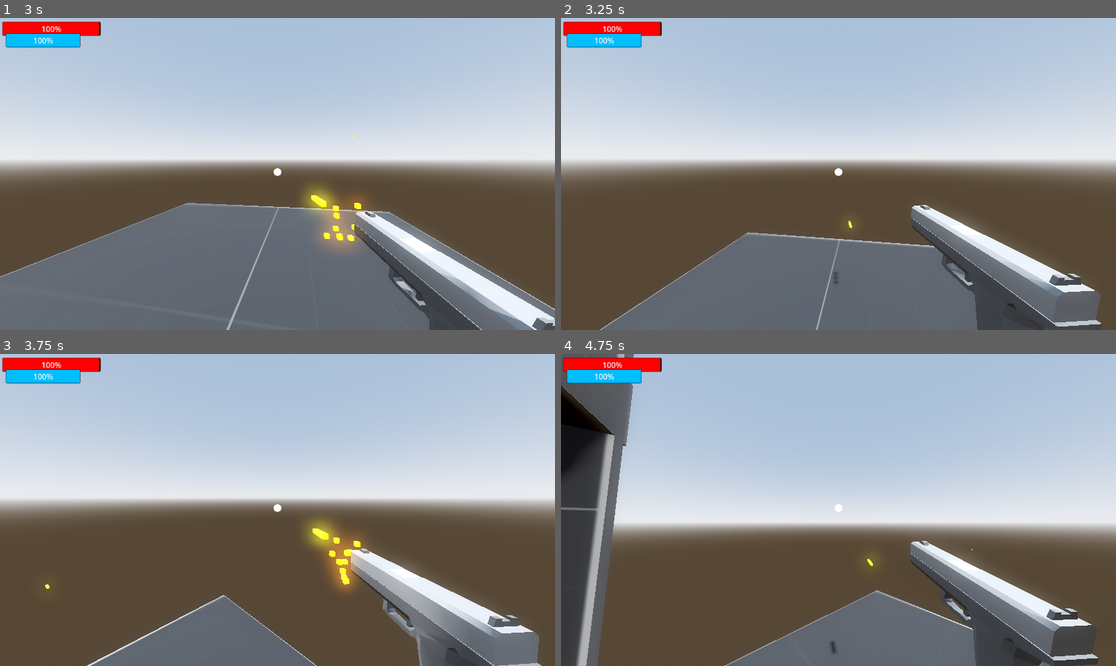
Above: before the commit, frames 1-4 (two rows, left to right).
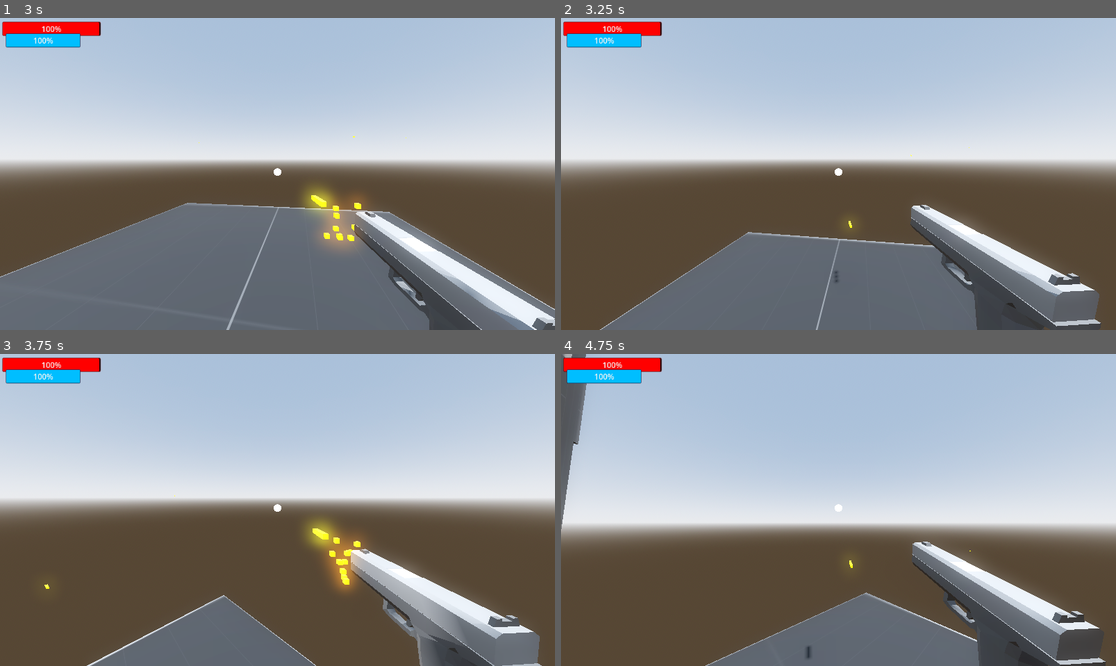
Above: after the commit, the same moments.

Repository: OliverSkogsrud/shooter
Game: Godot game, scene res://Scenes/world.tscn
Same seed, same stepped clock (60 frames per second), same inputs: the game is played once before the commit and once after it.
Inputs (mouse positions are in pixels of both pictures, inside the frame that each line leads up to):
- Up to frame 1 (3 s): tap Enter (ui_accept) at 0.5, 0.77, 1.52 s; move the mouse to (305, 174) at 0.52 s; tap A (a) at 0.6 s; click (305, 174) at 0.67 s; tap D (d) at 0.8, 1.35 s; move the mouse to (249, 174) at 1.27 s; click (249, 174) at 1.42 s; tap S (s) at 1.55, 2.1 s; move the mouse to (288, 167) at 2.02 s; click (288, 167) at 2.17 s; tap W (w) at 2.3, 2.85 s; move the mouse to (271, 180) at 2.77 s; click (271, 180) at 2.92 s
- Up to frame 2 (3.25 s): tap Enter (ui_accept) at 3.02 s; tap Ctrl (slide, bound only after the commit) at 3.05 s
- Up to frame 3 (3.75 s): move the mouse to (316, 513) at 3.52 s; tap Ctrl (slide, bound only after the commit) at 3.6 s; click (316, 513) at 3.67 s
- Up to frame 4 (4.75 s): tap Enter (ui_accept) at 3.77, 4.52 s; tap C (slide2, bound only after the commit) at 3.8, 4.35 s; move the mouse to (794, 506) at 4.27 s; click (794, 506) at 4.42 s; tap A (a) at 4.55 s

Frame 1 is identical in both runs. In frame 2, 0.3% of the frame differs, in the area x 9-98%, y 41-100%; in frame 3, 0.2%; in frame 4, 11%, in the area x 0-99%, y 0-100%.
Error after the commit: Invalid type in function 'tween_property' in base 'Tween'. Cannot convert argument 2 from float to NodePath. (res://scripts/player.gd:193)

Commit message:
Beginning on slide mechanic

Diff:
--- a/project.godot
+++ b/project.godot
@@ -51,6 +51,16 @@
 "events": [Object(InputEventKey,"resource_local_to_scene":false,"resource_name":"","device":-1,"window_id":0,"alt_press …(182 unchanged characters)…
 ]
 }
+slide={
+"deadzone": 0.5,
+"events": [Object(InputEventKey,"resource_local_to_scene":false,"resource_name":"","device":-1,"window_id":0,"alt_pressed":false,"shift_pressed":false,"ctrl_pressed":false,"meta_pressed":false,"pressed":false,"keycode":0,"physical_keycode":4194326,"key_label":0,"unicode":0,"echo":false,"script":null)
+]
+}
+slide2={
+"deadzone": 0.5,
+"events": [Object(InputEventKey,"resource_local_to_scene":false,"resource_name":"","device":-1,"window_id":0,"alt_pressed":false,"shift_pressed":false,"ctrl_pressed":false,"meta_pressed":false,"pressed":false,"keycode":0,"physical_keycode":67,"key_label":0,"unicode":99,"echo":false,"script":null)
+]
+}
 
 [rendering]
 
--- a/scripts/player.gd
+++ b/scripts/player.gd
@@ -11,7 +11,7 @@
 
 var canShoot = true
 
-enum {RUN, JUMP, SPRINTING}
+enum {RUN,SPRINTING, SLIDE}
 
 var state : int = 0
 
@@ -77,8 +77,6 @@
 	if Input.is_action_pressed("shoot"):
 		shoot_state()
 
-	#headbob
-
 	# Handle jump.
 
 	# Get the input direction and handle the movement/deceleration.
@@ -87,6 +85,7 @@
 	match state:
 		RUN: run_state()
 		SPRINTING: sprint_state()
+		SLIDE: slide()
 
 	move_and_slide()
 
@@ -116,6 +115,10 @@
 
 	if Input.is_action_just_pressed("sprint"):
 		state = SPRINTING
+
+	if Input.is_action_just_pressed("slide") or Input.is_action_just_pressed("slide2"):
+		state = SLIDE
+
 
 
 
@@ -183,3 +186,10 @@
 func _on_stamina_timer_timeout():
 	if stamina < 100:
 		stamina += 1
+
+func slide():
+	SPEED = 10.0
+	var slide_tween = get_tree().create_tween()
+	slide_tween.tween_property(self, SPEED, 7.0, 3.0)
+	await get_tree().create_timer(3).timeout
+	state = RUN
